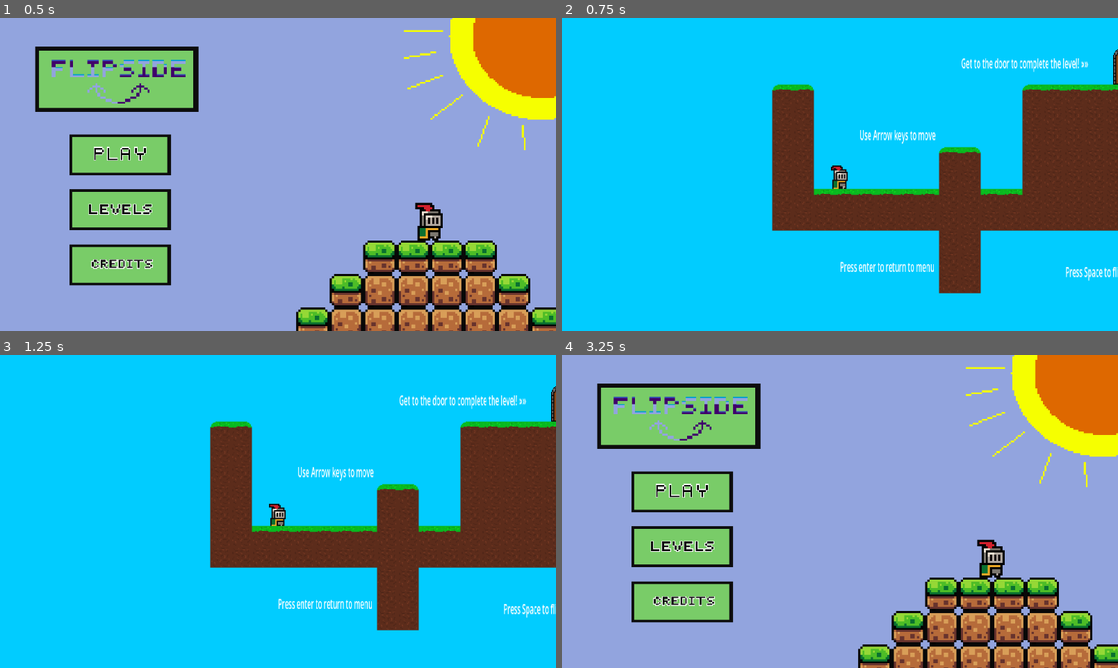
Above: before the commit, frames 1-4 (two rows, left to right).
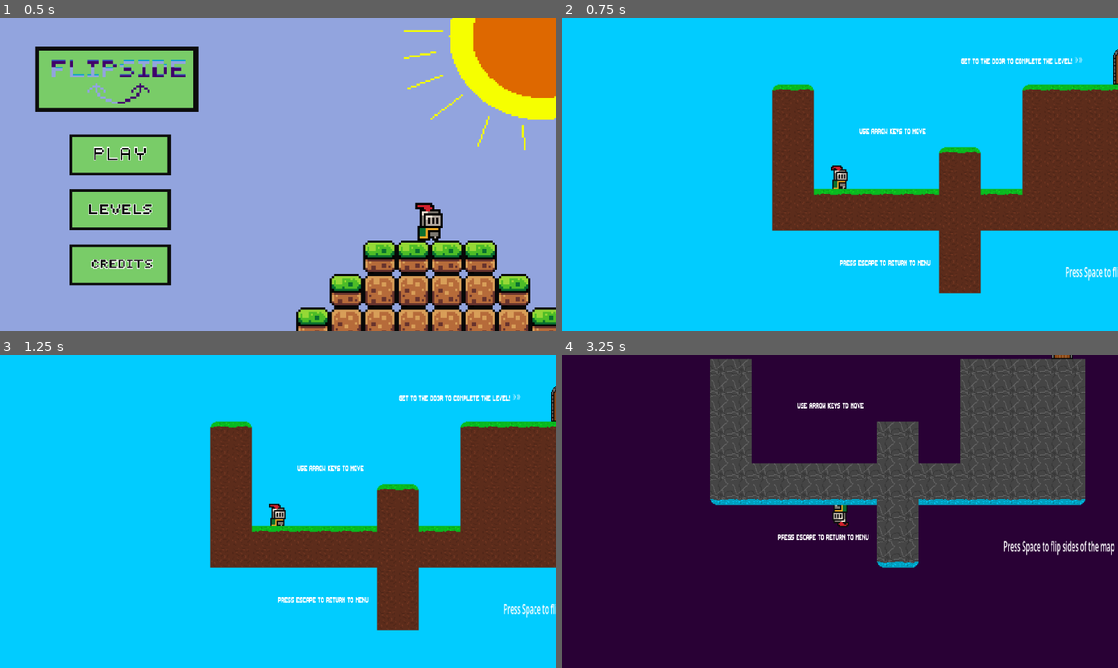
Above: after the commit, the same moments.

Repository: jasjakub1/Flipside
Game: Godot game, scene res://Scenes/Main Menu.tscn
Two runs of this game, one before a commit and one after it. Both use one fixed random seed, a clock stepped at 60 frames per second and the inputs below.
Inputs (mouse positions are in pixels of both pictures, inside the frame that each line leads up to):
- Up to frame 1 (0.5 s): no input
- Up to frame 2 (0.75 s): click (684, 155) at 0.5 s
- Up to frame 3 (1.25 s): no input
- Up to frame 4 (3.25 s): tap Enter (return, bound only before the commit) at 1.25, 1.35, 2.3, 2.85 s; hold Right (right) 1.28-2.78 s; tap Up (up) at 1.52, 2.27 s; tap Space (flip) at 2, 2.1, 2.75 s; hold Left (left) from 2.78 s (still down)

Frame 1 is identical in both runs. In frame 2, 1.3% of the frame differs, in the area x 50-95%, y 12-82%; in frame 3, 1.3%; in frame 4, 100%, in the area x 0-100%, y 0-100%.

Commit message:
added a key and fixed text font

Diff:
--- /dev/null
+++ b/Prefabs/key.tscn
@@ -0,0 +1,35 @@
+[gd_scene format=3 uid="uid://chudg15bll0yk"]
+
+[ext_resource type="Script" uid="uid://ch37lp8wd08a" path="res://Scripts/key.gd" id="1_5holy"]
+[ext_resource type="Texture2D" uid="uid://b31m4qf3c8vht" path="res://Assets/items_sheet.png" id="2_x88fw"]
+
+[sub_resource type="RectangleShape2D" id="RectangleShape2D_f0ci8"]
+size = Vector2(16, 16)
+
+[sub_resource type="AtlasTexture" id="AtlasTexture_h283i"]
+atlas = ExtResource("2_x88fw")
+region = Rect2(288, 272, 16, 16)
+
+[sub_resource type="SpriteFrames" id="SpriteFrames_e4cop"]
+animations = [{
+"frames": [{
+"duration": 1.0,
+"texture": SubResource("AtlasTexture_h283i")
+}],
+"loop": true,
+"name": &"default",
+"speed": 5.0
+}]
+
+[node name="Key" type="Node2D" unique_id=626037619]
+script = ExtResource("1_5holy")
+
+[node name="Area2D" type="Area2D" parent="." unique_id=1143362766]
+
+[node name="CollisionShape2D" type="CollisionShape2D" parent="Area2D" unique_id=1895221753]
+shape = SubResource("RectangleShape2D_f0ci8")
+
+[node name="AnimatedSprite2D" type="AnimatedSprite2D" parent="." unique_id=1506089963]
+sprite_frames = SubResource("SpriteFrames_e4cop")
+
+[connection signal="body_entered" from="Area2D" to="." method="_on_area_2d_body_entered"]
--- a/Prefabs/text_default.tscn
+++ b/Prefabs/text_default.tscn
@@ -1,4 +1,6 @@
 [gd_scene format=3 uid="uid://cafxfgufpiuui"]
+
+[ext_resource type="FontFile" uid="uid://baqt4eyve8bsr" path="res://Assets/ThaleahFat.ttf" id="1_001nf"]
 
 [node name="Text1" type="Label" unique_id=263910221]
 z_index = -5
@@ -7,4 +9,5 @@
 offset_right = 198.0
 offset_bottom = 24.0
 scale = Vector2(0.31374392, 0.64791083)
+theme_override_fonts/font = ExtResource("1_001nf")
 text = "Use Arrow keys to move"
--- a/Scenes/Main Menu.tscn
+++ b/Scenes/Main Menu.tscn
@@ -5,7 +5,7 @@
 [ext_resource type="Script" uid="uid://dpui3u5n8wd42" path="res://Scripts/playButton.gd" id="5_udm2q"]
 [ext_resource type="Texture2D" uid="uid://d2mw5tamydhco" path="res://Assets/levels 2.png" id="7_0vewo"]
 [ext_resource type="Texture2D" uid="uid://dcmrkdc1e7g2a" path="res://Assets/play 2.png" id="7_4lp62"]
-[ext_resource type="Script" uid="uid://c7hj3773rvl7l" path="res://Scenes/levelsButton.gd" id="7_wib81"]
+[ext_resource type="Script" uid="uid://c7hj3773rvl7l" path="res://Scripts/levelsButton.gd" id="7_wib81"]
 [ext_resource type="Texture2D" uid="uid://du1ts1eedba8q" path="res://Assets/logo 3.png" id="8_0vewo"]
 [ext_resource type="Texture2D" uid="uid://djt12tirtrnjo" path="res://Assets/credits 2.png" id="8_tbdrc"]
 [ext_resource type="Script" uid="uid://glfq6h177eb7" path="res://Scripts/CreditButton.gd" id="8_wib81"]
--- a/Scenes/Scene 1.tscn
+++ b/Scenes/Scene 1.tscn
@@ -44,7 +44,7 @@
 offset_right = 231.0
 offset_bottom = 95.00001
 theme = ExtResource("6_mimo7")
-text = "Press enter to return to menu"
+text = "Press escape to return to menu"
 
 [node name="Text2" type="Label" parent="." unique_id=1321021343]
 z_index = -5
--- a/Scripts/door.gd
+++ b/Scripts/door.gd
@@ -1,8 +1,8 @@
 extends Node2D
 
-
+var locked = false
 
 func _on_area_2d_body_entered(body) -> void:
-	if body.name == "Player":
+	if body.name == "Player" and not locked:
 		sceneLoader.nextScene()
 	pass # Replace with function body.
--- /dev/null
+++ b/Scripts/key.gd
@@ -0,0 +1,9 @@
+extends Node2D
+
+@onready var door = $"../Door"
+func _ready() -> void:
+	door.locked = true
+
+func _on_area_2d_body_entered(body: Node2D) -> void:
+	if body.name == "Player" and door.locked:
+		door.locked = false
--- a/project.godot
+++ b/project.godot
@@ -65,7 +65,7 @@
 }
 return={
 "deadzone": 0.2,
-"events": [Object(InputEventKey,"resource_local_to_scene":fa …(146 unchanged characters)… se,"keycode":0,"physical_keycode":4194309,"key_label":0,"unicode":0,"location":0,"echo":false,"script":null)
+"events": [Object(InputEventKey,"resource_local_to_scene":fa …(146 unchanged characters)… se,"keycode":0,"physical_keycode":4194305,"key_label":0,"unicode":0,"location":0,"echo":false,"script":null)
 ]
 }
 undo={
Not shown, added: Scripts/key.gd.uid
Renamed: Scenes/levelsButton.gd -> Scripts/levelsButton.gd
Renamed: Scenes/levelsButton.gd.uid -> Scripts/levelsButton.gd.uid
